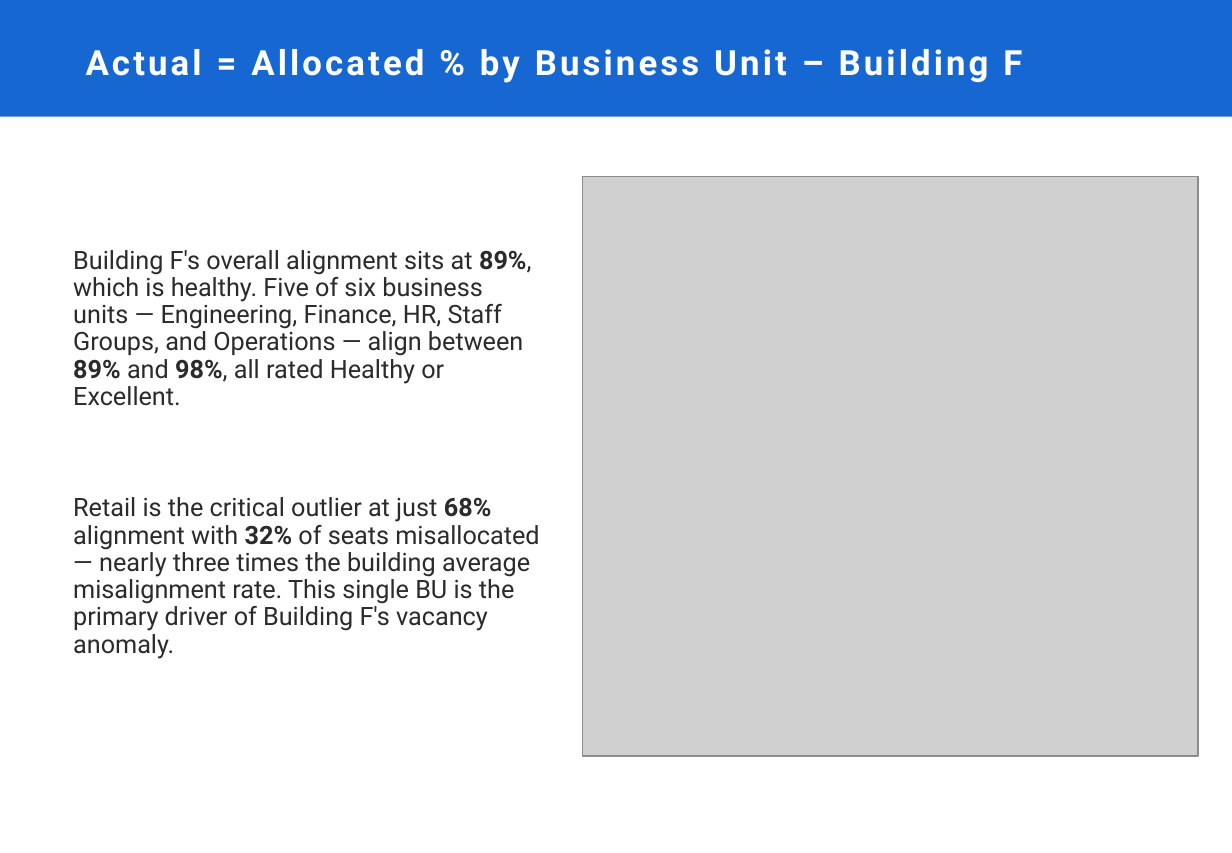
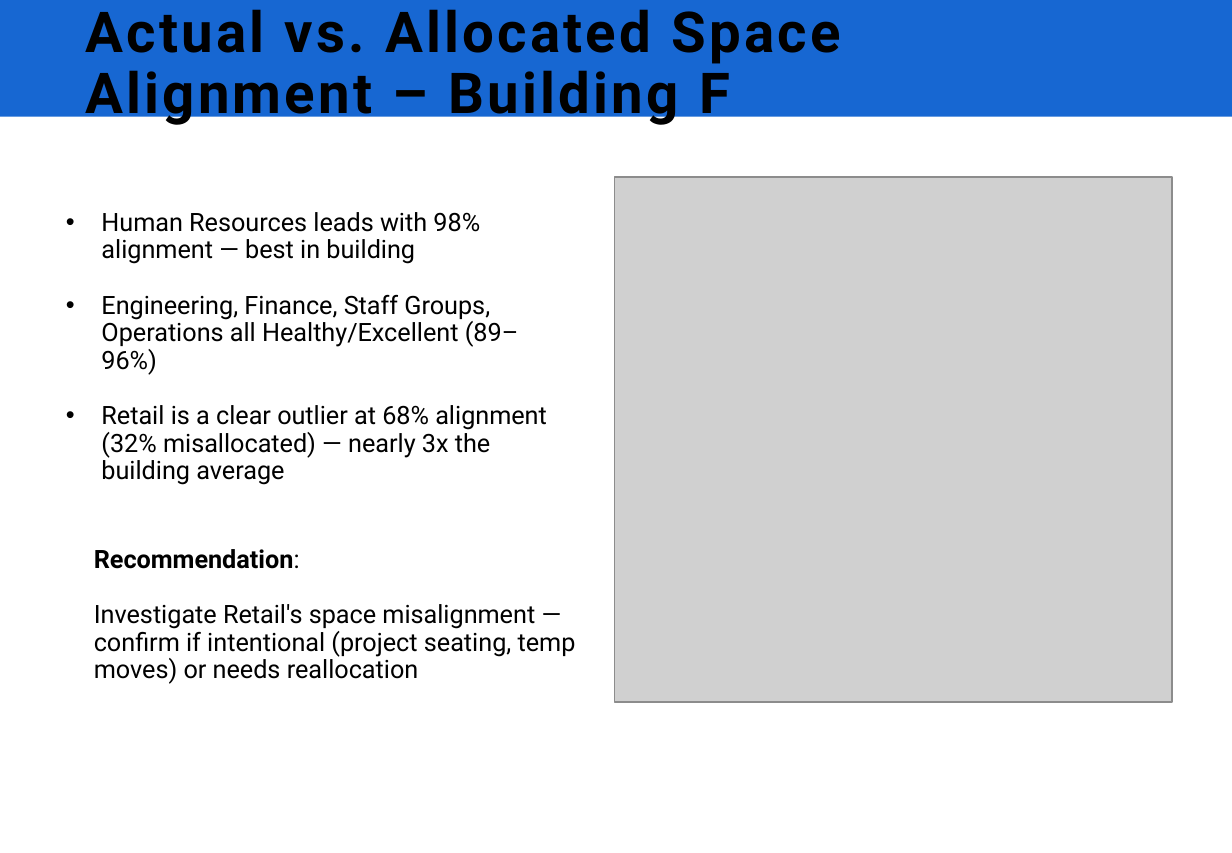
Before and after one commit to parokshs/conversational-ui, a slide deck: slide 3 of src/demo/presentation/assets/CWP_Template.pptx (slide 5 before the commit). Drawn at 1232x853 pixels with LibreOffice and Linux fonts; fonts in the diff are those of the drawing; grey boxes stand for pictures; background and template pictures are left out. Boxes give left, top, right and bottom in pixels: in the first picture for what was removed or moved away, otherwise in the second. Text is boxed around its words. In the diff, an @@ line names an element or a change of style, - is before the commit and + after.

```diff
--- a/src/demo/presentation/assets/CWP_Template.pptx
+++ b/src/demo/presentation/assets/CWP_Template.pptx
@@ title at (86,9,841,126): text changed; size 22 to 35.8 pt; text colour #FFFFFF to #000000 @@
-Actual = Allocated % by Business Unit – Building F
+Actual vs. Allocated Space Alignment – Building F
@@ picture: place and size @@
-picture at (582,177,1198,756)
+picture at (614,177,1172,703)
@@ text at (101,212,547,485): text changed; text colour #2B2B2B to #000000 @@
-Building F's overall alignment sits at 89%, which is healthy. Five of six business units — Engineering, Finance, HR, Staff Groups, and Operations — align between 89% and 98%, all rated Healthy or Excellent.
-Retail is the critical outlier at just 68% alignment with 32% of seats misallocated — nearly three times the building average misalignment rate. This single BU is the primary driver of Building F's vacancy anomaly.
+• Human Resources leads with 98% alignment — best in building
+• Engineering, Finance, Staff Groups, Operations all Healthy/Excellent (89–96%)
+• Retail is a clear outlier at 68% alignment (32% misallocated) — nearly 3x the building average
@@ text added at (94,549,576,684), 16 pt, text #000000 @@
+Recommendation:
+Investigate Retail's space misalignment — confirm if intentional (project seating, temp moves) or needs reallocation
```
Also in this commit, not shown: 3 other slides changed, 1 slide added, 7 slides removed, 29 other files.
